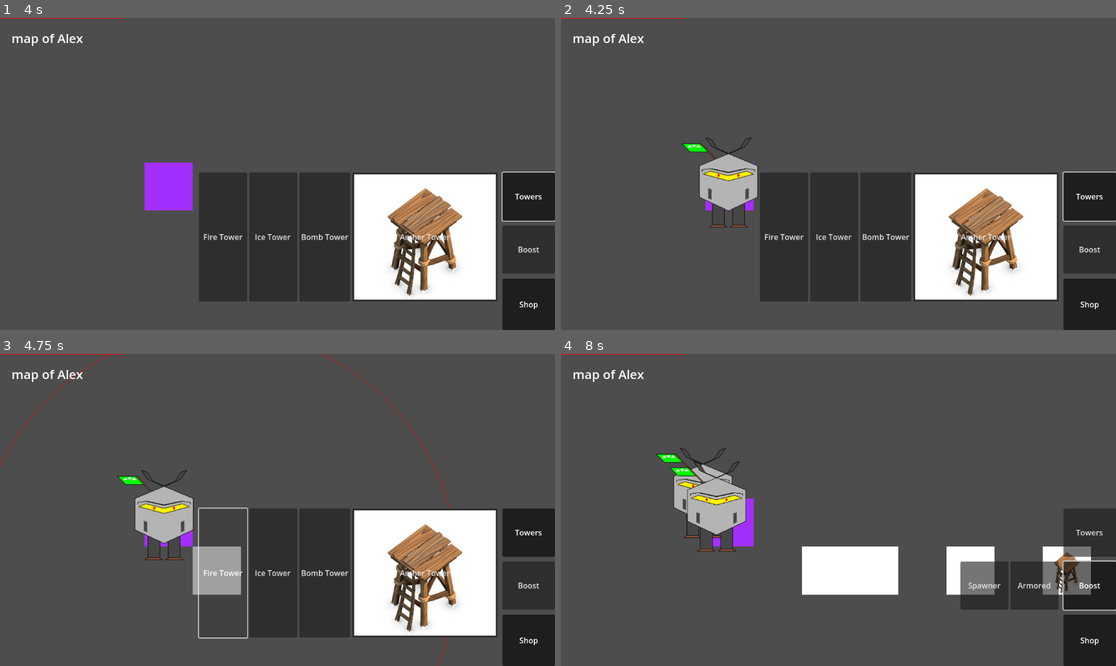
Above: before the commit, frames 1-4 (two rows, left to right).
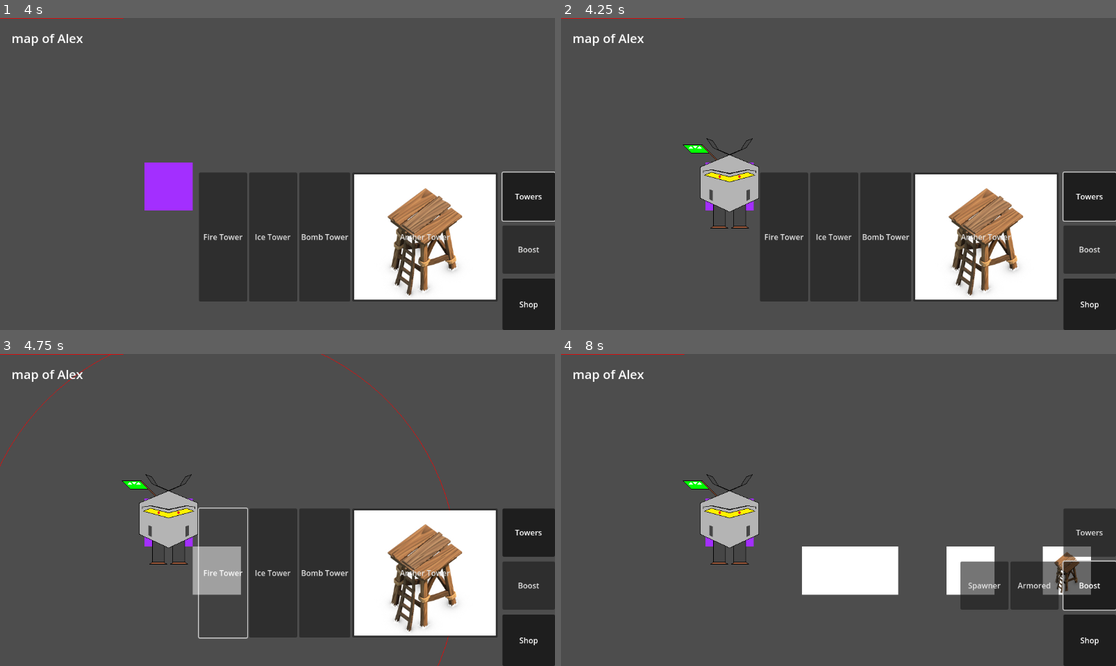
Above: after the commit, the same moments.

Repository: m-conti/melonjam2023
Game: Godot game, scene res://game.tscn
The game is run twice, just before and just after one commit, with the same random seed, the same clock (stepped at 60 frames per second) and the same inputs.
Inputs (mouse positions are in pixels of both pictures, inside the frame that each line leads up to):
- Up to frame 1 (4 s): click (255, 155) at 0.52 s; type "Alex" at 0.6 s; click "Host" at 1.25 s; click "START!" at 2 s; click "Shop" at 2.75 s; click "Towers" at 3.5 s
- Up to frame 2 (4.25 s): no input
- Up to frame 3 (4.75 s): click "Fire Tower" at 4.25 s
- Up to frame 4 (8 s): click "Ice Tower" at 5 s; click "Bomb Tower" at 5.75 s; click "Archer Tower" at 6.5 s; click "Boost" at 7.25 s

Frame 1 is identical in both runs. In frame 2, 0.7% of the frame differs, in the area x 21-36%, y 38-68%; in frame 3, 1.3%; in frame 4, 2.6%, in the area x 17-36%, y 30-68%.
Error after the commit: Trying to assign value of type 'Node2D' to a variable of type 'Map.gd'. (res://Enemies/Enemy.gd:10)

Commit message:
synccontainer

Diff:
--- a/Map.gd
+++ b/Map.gd
@@ -44,9 +44,9 @@
 	grid[pos.x][pos.y] = object
 
 	if object.get_parent() == null:
-		add_child(object)
+		$SyncContainer.add_child(object)
 	else:
-		object.reparent(self)
+		object.reparent($SyncContainer)
 
 	for child in object.get_children():
 		if child is Area2D:
--- a/map.tscn
+++ b/map.tscn
@@ -21,5 +21,7 @@
 replication_config = SubResource("SceneReplicationConfig_dbbrf")
 
 [node name="MultiplayerSpawner" type="MultiplayerSpawner" parent="."]
-_spawnable_scenes = PackedStringArray("res://Towers/ArcherTower.tscn", "res://Towers/BombTower.tscn", "res://Towers/FireTower.tscn", "res://Towers/IceTower.tscn", "res://Entities/Spawner.tscn")
-spawn_path = NodePath("..")
+_spawnable_scenes = PackedStringArray("res://Entities/Tower.tscn", "res://Entities/Spawner.tscn")
+spawn_path = NodePath("../SyncContainer")
+
+[node name="SyncContainer" type="Node2D" parent="."]
Not shown: 1 places in HUD/HUD.tscn that only renumber resources
Not shown: 1 places in Towers/ArcherTower.tscn that only renumber resources
